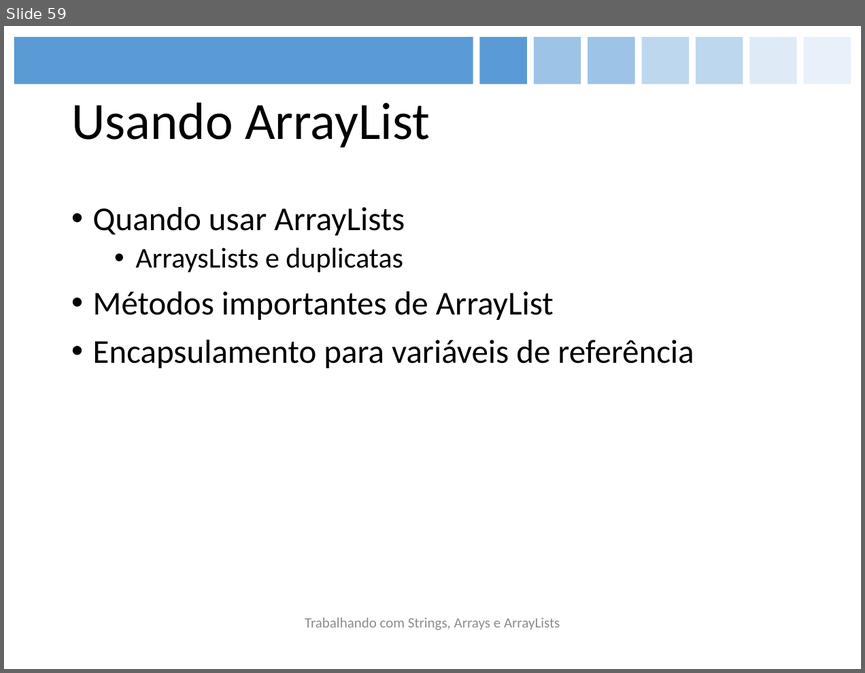
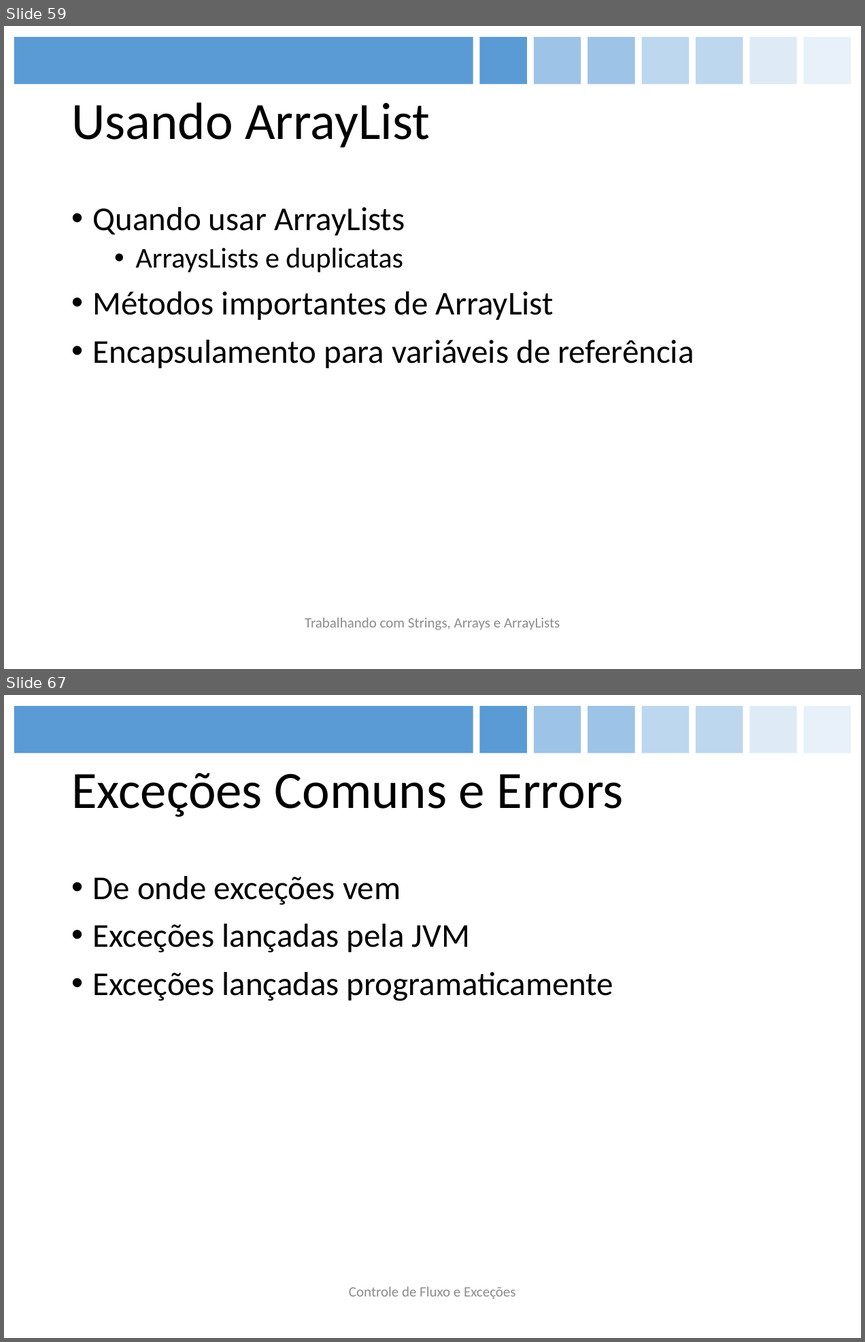
Before and after one commit to figueiredojrr/treinamentoJavaSeOcaAgosto, a slide deck: TreinamentoJavaSeOca/documentos/apresentação/OCA.pptx. Shown one above the other, each under a label of ours: slide 59 before the commit, slides 59 and 67 after it; the slides between them are not shown. The pictures are 865x673 and 865x1342 pixels, drawn with LibreOffice and Linux fonts; fonts in the diff are those of the drawing. Boxes give left, top, right and bottom in pixels: in the first picture for what was removed or moved away, otherwise in the second. Text is boxed around its words. In the diff, an @@ line names an element or a change of style, - is before the commit and + after.

```diff
--- a/TreinamentoJavaSeOca/documentos/apresentação/OCA.pptx
+++ b/TreinamentoJavaSeOca/documentos/apresentação/OCA.pptx
@@ slide 67 added at bbox=[4, 695, 861, 1338], background #FFFFFF; not listed: 8 template elements that a slide beside it also shows @@
@@ title added at bbox=[71, 773, 623, 817], 44 pt, text #000000 @@
+Exceções Comuns e Errors
@@ text added at bbox=[93, 876, 613, 1001], 28 pt, text #000000 @@
+• De onde exceções vem
+• Exceções lançadas pela JVM
+• Exceções lançadas programaticamente
@@ text added at bbox=[349, 1286, 516, 1299], 12 pt, text #8C8C8C @@
+Controle de Fluxo e Exceções
```
Also in this commit, not shown: 4 slides changed, 3 other slides added, 1 other file.
